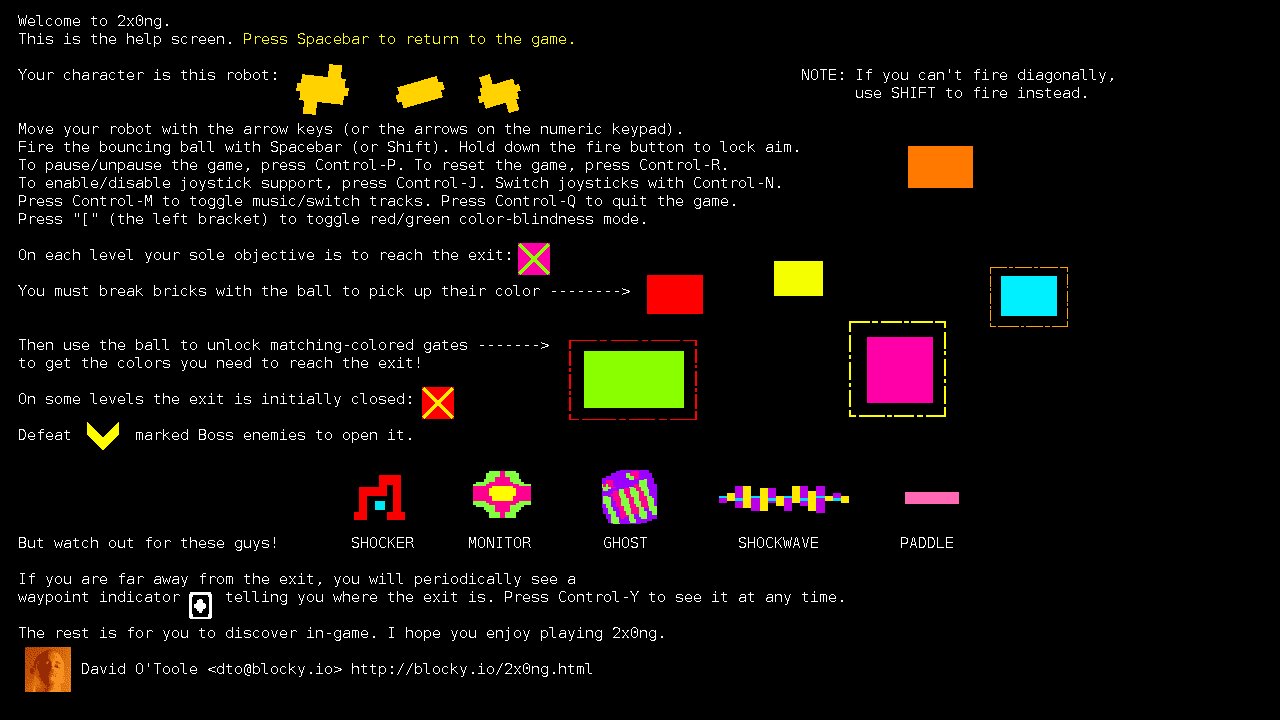
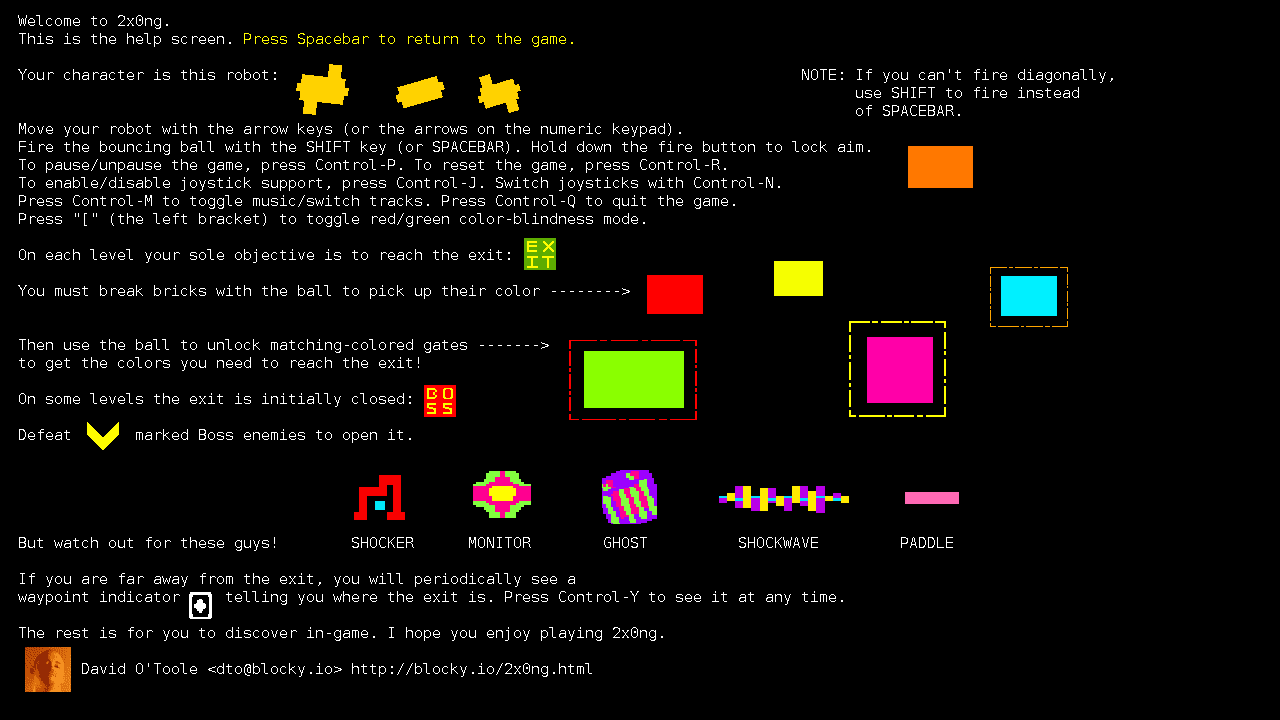
Layers edited between the first and the second 1280 x 720 image:
added layer "Pasted Layer #1" above "color" over (524, 238, 556, 270)
moved "exit2.png" above "exit1.png", painted on it over (422, 385, 456, 419)
removed layer "exit1.png#1" over (518, 243, 550, 275)
added layer "exit1.png" above "Welcome to 2x0ng. ..." over (524, 238, 556, 270)
painted on "Welcome to 2x0ng. ..." over (271, 96, 1086, 155)
